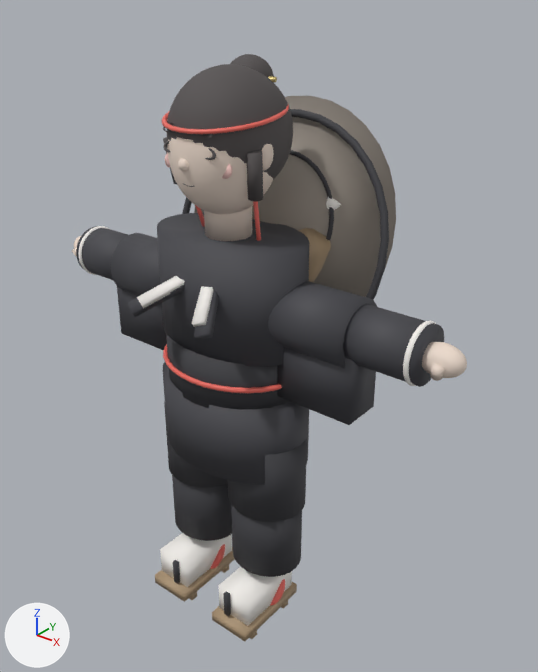
One commit to the glTF model public/thevertmenthe/models/meraki_curator.glb: the scene before it, then after it.
The view is the same before and after, from a camera (50 mm lens) standing at (3.03, -3.4, 4.42) and looking at (0.17, 0.18, 2.2). Arrows for +X, +Y and +Z are at lower left; the lights stay in place. The older version comes first. Vertices at exactly the same position are counted once.

Objects in the first picture: 'meraki_curator'.
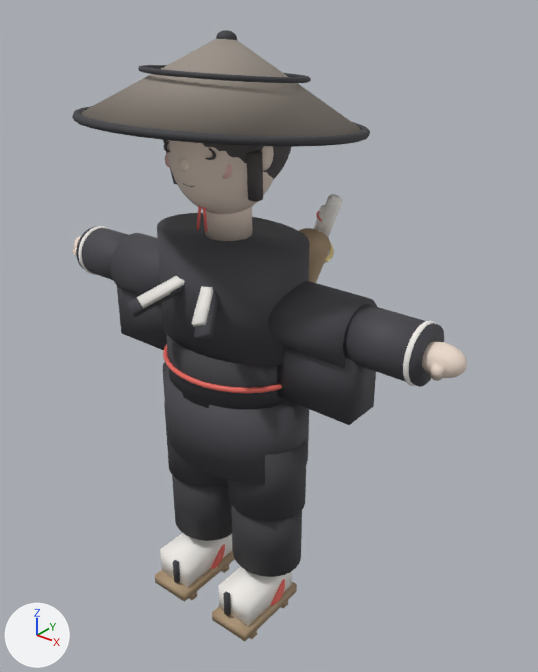
Pixel boxes (x1, y1, x2, y2) of what changed, in the pictures (538 x 672 px; the box of a moved part takes in the faces that stretch with it):
'meraki_curator', reshaped
    before: (72, 54, 467, 641)
    after: (72, 30, 467, 641)
part 1 of me_cylinder, moved or reshaped
    before: (290, 150, 334, 240)
    after: (72, 106, 370, 147)
part 2 of me_cylinder, added
    after: (138, 65, 311, 83)
part 3 of me_cylinder, moved or reshaped (not visible before)
    after: (216, 30, 237, 40)
part 4 of me_cylinder, added
    after: (203, 207, 208, 232)
part 5 of me_cylinder, added
    after: (196, 206, 201, 230)
part 6 of me_cylinder, added
    after: (81, 39, 362, 137)
part 7 of me_cylinder, deleted
    before: (194, 96, 396, 297)
part 8 of me_cylinder, cut back
    before: (191, 187, 261, 241)
    after: (191, 187, 248, 211)
part 9 of me_cylinder, deleted
    before: (182, 109, 389, 300)

The change in detail:
me_cylinder is used by ob_meraki_curator; location (0.0, 0.0, 0.0).
me_cylinder had 14682 vertices, 29128 faces and spanned x -1.64..1.64, y -0.64..0.83, z 0.0..3.99.
me_cylinder now has 15468 vertices, 30688 faces and spans x -1.64..1.64, y -0.9..0.82, z 0.0..4.13.
me_cylinder part 1: the loose piece of 384 vertices spanning x -0.47..0.47, y 0.28..0.6, z 2.47..3.37 is turned -77.3 degrees about the x axis through its middle and scaled by 1.83, then moved by (0.0, -0.48, 0.71).
me_cylinder part 2: the loose piece of 384 vertices spanning x -0.36..0.36, y -0.41..0.37, z 3.62..3.74 is copied, and the copy is multiplied about its middle by the matrix ((1.388, 0.0, 0.0), (0.0, 1.234, 0.264), (0.0, -0.261, 1.114)), then moved by (0.0, 0.0, 0.22), in mat_clay_midnighthakama (dark grey #3c3c40); it spans x -0.49..0.49, y -0.51..0.48, z 3.84..3.96.
me_cylinder part 3: the loose piece of 674 vertices spanning x -0.06..0.06, y 0.4..0.48, z 2.99..3.11 is turned -77.3 degrees about the x axis through its middle, then moved by (0.0, -0.44, 1.04).
me_cylinder part 4: the loose piece of 56 vertices spanning x -0.15..0.15, y -0.17..0.13, z 2.93..3.31 is copied, and the copy is multiplied about its middle by the matrix ((0.024, 0.054, 0.061), (0.055, -0.024, -0.026), (0.0, 0.008, -0.474)), then moved by (0.02, -0.23, -0.01), in mat_clay_vermillion (red #ed6c61); it spans x 0.0..0.04, y -0.27..-0.24, z 3.02..3.2.
me_cylinder part 5: the loose piece of 56 vertices spanning x -0.15..0.15, y -0.17..0.13, z 2.93..3.31 is copied, and the copy is multiplied about its middle by the matrix ((0.024, -0.054, -0.061), (-0.055, -0.024, -0.026), (0.0, 0.008, -0.474)), then moved by (-0.02, -0.23, -0.01), in mat_clay_vermillion (red #ed6c61); it spans x -0.04..0.0, y -0.27..-0.24, z 3.02..3.2.
me_cylinder part 6: a new loose piece of 64 vertices spanning x -0.84..0.84, y -0.88..0.79, z 3.55..4.09, in mat_clay_darkbamboostraw (grey #999086).
me_cylinder part 7: the loose piece of 64 vertices spanning x -0.85..0.85, y 0.3..0.83, z 2.07..3.69 is deleted.
me_cylinder part 8: 3 vertices moved within x -0.29..0.29, y -0.27..-0.1, z 3.18..3.31; 112 vertices removed from x -0.29..0.29, y -0.11..0.07, z 2.73..3.31; 674 vertices added at x -0.02..0.02, y -0.27..-0.22, z 3.18..3.23.
me_cylinder part 9: 384 vertices removed from x -0.88..0.88, y 0.15..0.73, z 1.95..3.61.
Other edits to the shape of me_cylinder do not show in these pictures.
